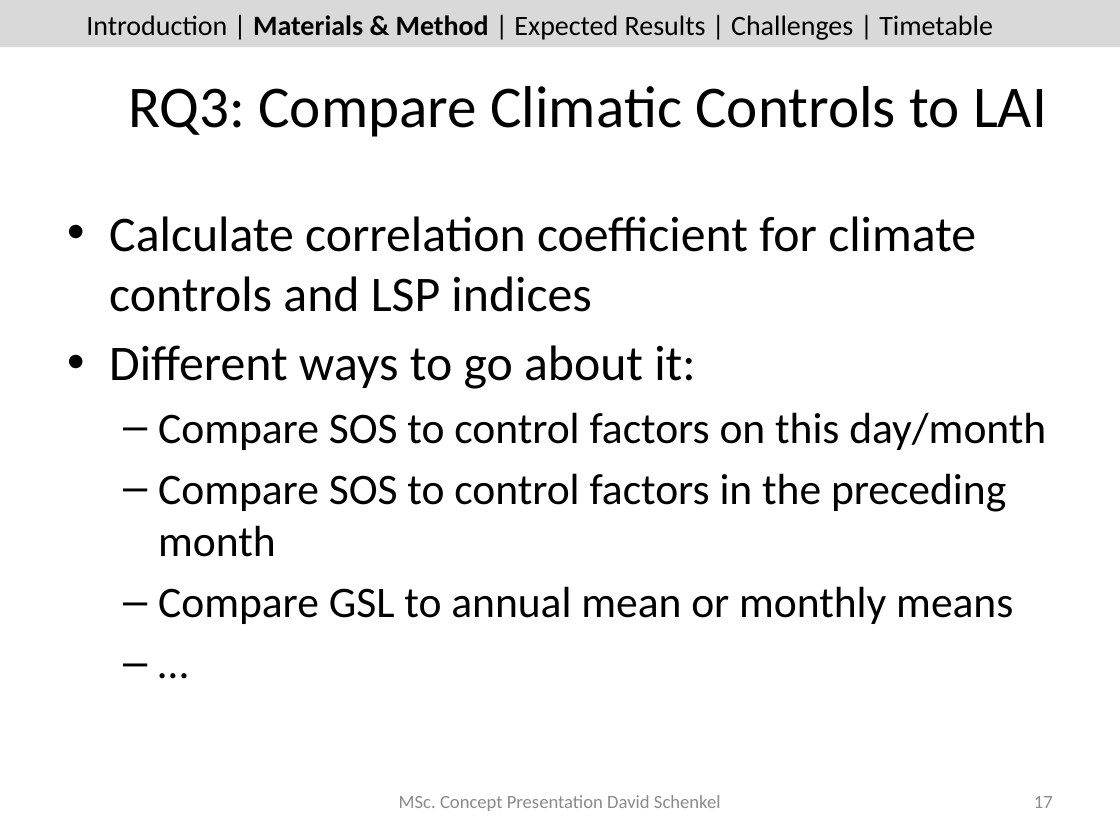
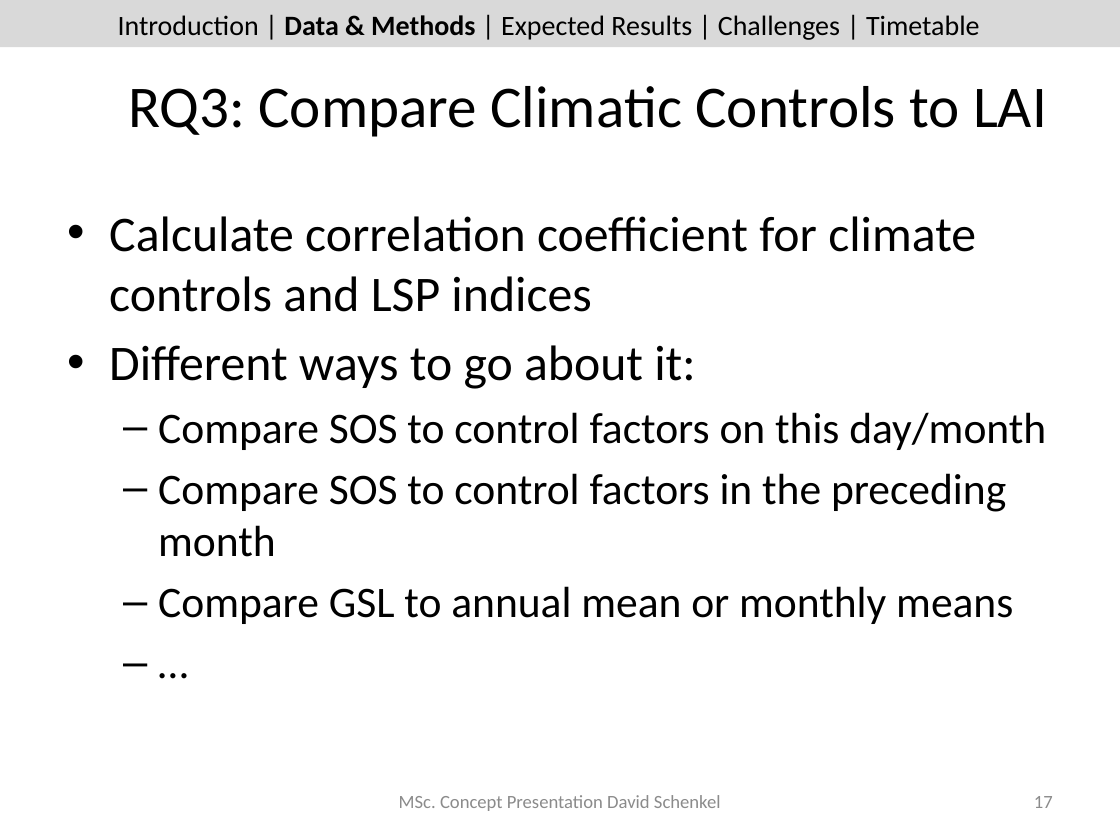
Before and after one commit to dschenkel/geo511, a slide deck: slide 17 of concept_presentation.pptx. Drawn at 1120x840 pixels with LibreOffice and Linux fonts; fonts in the diff are those of the drawing. Boxes give left, top, right and bottom in pixels: in the first picture for what was removed or moved away, otherwise in the second. Text is boxed around its words. In the diff, an @@ line names an element or a change of style, - is before the commit and + after.

```diff
--- a/concept_presentation.pptx
+++ b/concept_presentation.pptx
@@ text at bbox=[118, 15, 980, 40]: text changed @@
-Introduction | Materials & Method | Expected Results | Challenges | Timetable
+Introduction | Data & Methods | Expected Results | Challenges | Timetable
```
Also in this commit, not shown: 19 other slides changed, 2 other files.
